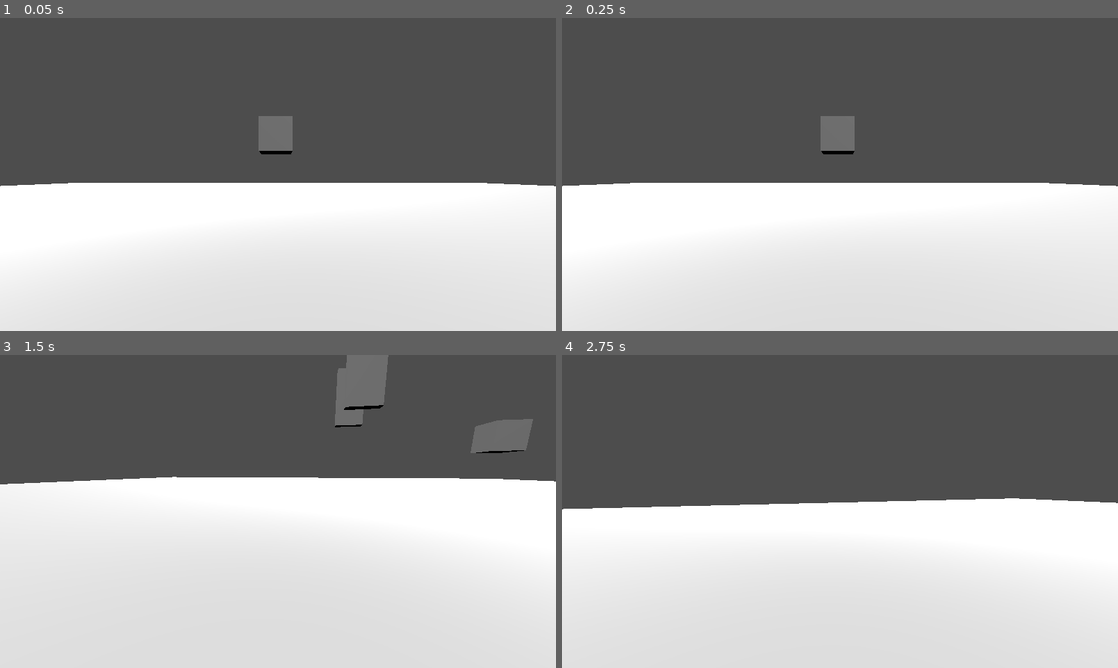
Above: before the commit, frames 1-4 (two rows, left to right).
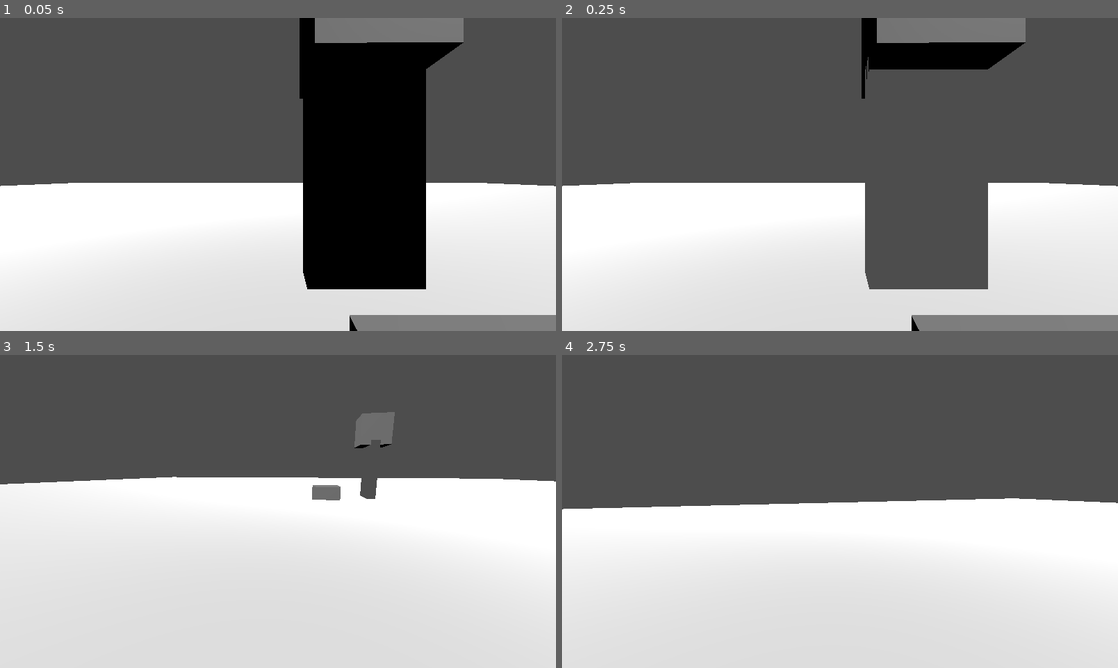
Above: after the commit, the same moments.

Repository: DnumdeYevoc/PooPee-Portal
Game: Godot game, scene res://Game.tscn
The game is run twice, just before and just after one commit, with the same random seed, the same clock (stepped at 60 frames per second) and the same inputs.
Inputs (mouse positions are in pixels of both pictures, inside the frame that each line leads up to):
- Up to frame 1 (0.05 s): no input
- Up to frame 2 (0.25 s): no input
- Up to frame 3 (1.5 s): tap Enter at 0.5 s; move the mouse to (400, 495) at 0.52 s; hold D (Right) 0.53-1.28 s; click (400, 495) at 0.67 s; move the mouse to (250, 511) at 1.27 s; hold W (Forward) from 1.28 s (still down)
- Up to frame 4 (2.75 s): keep holding W (Forward); move the mouse to (851, 505) at 2.02 s

The runs differ from the first frame. In frame 1, 23% of the frame differs, in the area x 46-100%, y 0-100%; in frame 2, 15%; in frame 3, 3.8%; in frame 4, nothing differs.
Error before the commit: Invalid access to property or key 'global_transform' on a base object of type 'Nil'. (res://Portal.gd:20)
Error after the commit: Invalid assignment of property or key 'global_tranform' with value of type 'Transform3D' on a base object of type 'CharacterBody3D (Player.gd)'. (res://Portal.…

Commit message:
portal view is working, started teleportation

Diff:
--- a/finalproject/Game.tscn
+++ b/finalproject/Game.tscn
@@ -21,11 +21,13 @@
 [node name="DirectionalLight3D" type="DirectionalLight3D" parent="."]
 transform = Transform3D(0.707107, 0.5, -0.5, 0, 0.707107, 0.707107, 0.707107, -0.5, 0.5, 200, 200, 200)
 
+[node name="Portal" parent="." node_paths=PackedStringArray("other_portal") instance=ExtResource("2_on2hb")]
+transform = Transform3D(-0.004311, 0, -0.999991, 0, 1, 0, 0.999991, 0, -0.004311, 1.86946, 1.09035, 0.748121)
+other_portal = NodePath("../Portal2")
+
+[node name="Portal2" parent="." node_paths=PackedStringArray("other_portal") instance=ExtResource("2_on2hb")]
+transform = Transform3D(0.148275, 0, 0.988946, 0, 1, 0, -0.988946, 0, 0.148275, 1.12584, 0.927557, 8.74288)
+other_portal = NodePath("../Portal")
+
 [node name="CSGBox3D" type="CSGBox3D" parent="."]
-transform = Transform3D(1, 0, 0, 0, 1, 0, 0, 0, 1, 6.4361, 2.25136, -0.0648847)
-
-[node name="Portal" parent="." instance=ExtResource("2_on2hb")]
-transform = Transform3D(1, 0, 0, 0, 1, 0, 0, 0, 1, 1.12584, 3.81143, 0)
-
-[node name="Portal2" parent="." instance=ExtResource("2_on2hb")]
-transform = Transform3D(1, 0, 0, 0, 1, 0, 0, 0, 1, 1.12584, 3.81143, 2.3862)
+transform = Transform3D(1, 0, 0, 0, 1, 0, 0, 0, 1, 0.309441, 0, 0.783563)
--- a/finalproject/Portal.gd
+++ b/finalproject/Portal.gd
@@ -2,7 +2,8 @@
 class_name Portal
 extends Area3D
 
-@export var other_portal : Node3D
+
+@export var other_portal : Portal
 @export var cull_layer : int = 4
 
 @export var portal_area_z_margin := 1.0
@@ -38,19 +39,24 @@
 	$CollisionShape3D.disabled = not self.visible
 	#collision
 
+
 	update_camera_to_other_portal()
 	update_size()
+
 func _process(delta):
 	update_size()
 
 func _physics_process(delta):
 	do_updates()
 
+
 func _ready():
+
 	if Engine.is_editor_hint():
 		pass
 	$PortalVisual.set_layer_mask_value(1, false)
 	$PortalVisual.set_layer_mask_value(cull_layer, true)
+	$CameraViewport/Camera3D.set_cull_mask_value(other_portal.cull_layer, false)
 	update_size()
 	no_tonemap()
 
@@ -69,3 +75,14 @@
 
 	$CameraViewport/Camera3D.environment = world_3d.environment.duplicate()
 	$CameraViewport/Camera3D.environment.tonemap_mode = Environment.TONE_MAPPER_LINEAR
+
+func teleport(body: PhysicsBody3D):
+	print("teleported")
+	var rel_this_portal = self.global_transform.affine_inverse()* body.global_transform
+	var move = other_portal.global_transform * rel_this_portal
+	body.global_tranform = move
+
+	other_portal.do_updates()
+
+func _on_body_entered(body: Node3D) -> void:
+	teleport(body)
--- a/finalproject/Portal.tscn
+++ b/finalproject/Portal.tscn
@@ -1,6 +1,16 @@
-[gd_scene load_steps=4 format=3 uid="uid://cgmqc2vbcbdw6"]
+[gd_scene load_steps=7 format=3 uid="uid://cgmqc2vbcbdw6"]
 
 [ext_resource type="Script" path="res://Portal.gd" id="1_n7w3h"]
+[ext_resource type="Shader" path="res://PortalShader.gdshader" id="2_u74yg"]
+
+[sub_resource type="ViewportTexture" id="ViewportTexture_q351g"]
+viewport_path = NodePath("CameraViewport")
+
+[sub_resource type="ShaderMaterial" id="ShaderMaterial_6n14c"]
+resource_local_to_scene = true
+render_priority = 0
+shader = ExtResource("2_u74yg")
+shader_parameter/texture_albedo = SubResource("ViewportTexture_q351g")
 
 [sub_resource type="BoxShape3D" id="BoxShape3D_ha1ku"]
 margin = 1.0
@@ -14,6 +24,7 @@
 
 [node name="PortalVisual" type="CSGBox3D" parent="."]
 size = Vector3(1, 2, 0.3)
+material = SubResource("ShaderMaterial_6n14c")
 
 [node name="CameraViewport" type="SubViewport" parent="."]
 
@@ -25,3 +36,8 @@
 [node name="ShapeCast3D" type="ShapeCast3D" parent="."]
 shape = SubResource("BoxShape3D_frnor")
 target_position = Vector3(0, 0, 0)
+
+[node name="CSGBox3D" type="CSGBox3D" parent="."]
+transform = Transform3D(1, 0, 0, 0, 1, 0, 0, 0, 1, 0, 1.35346, 0)
+
+[connection signal="body_entered" from="." to="." method="_on_body_entered"]
--- /dev/null
+++ b/finalproject/PortalShader.gdshader
@@ -0,0 +1,9 @@
+shader_type spatial;
+render_mode unshaded, cull_disabled;
+uniform sampler2D texture_albedo : source_color;
+
+void fragment() {
+	vec2 base_uv = SCREEN_UV;
+	vec4 albedo_tex = texture(texture_albedo,base_uv);
+	ALBEDO = albedo_tex.rgb;
+}
